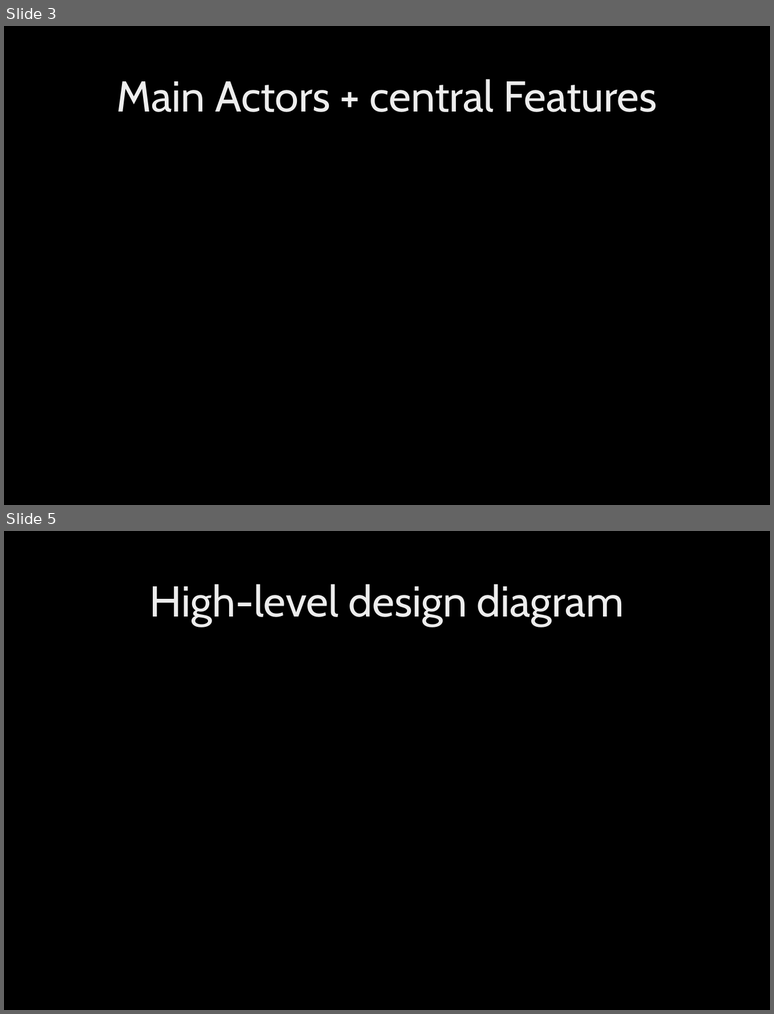
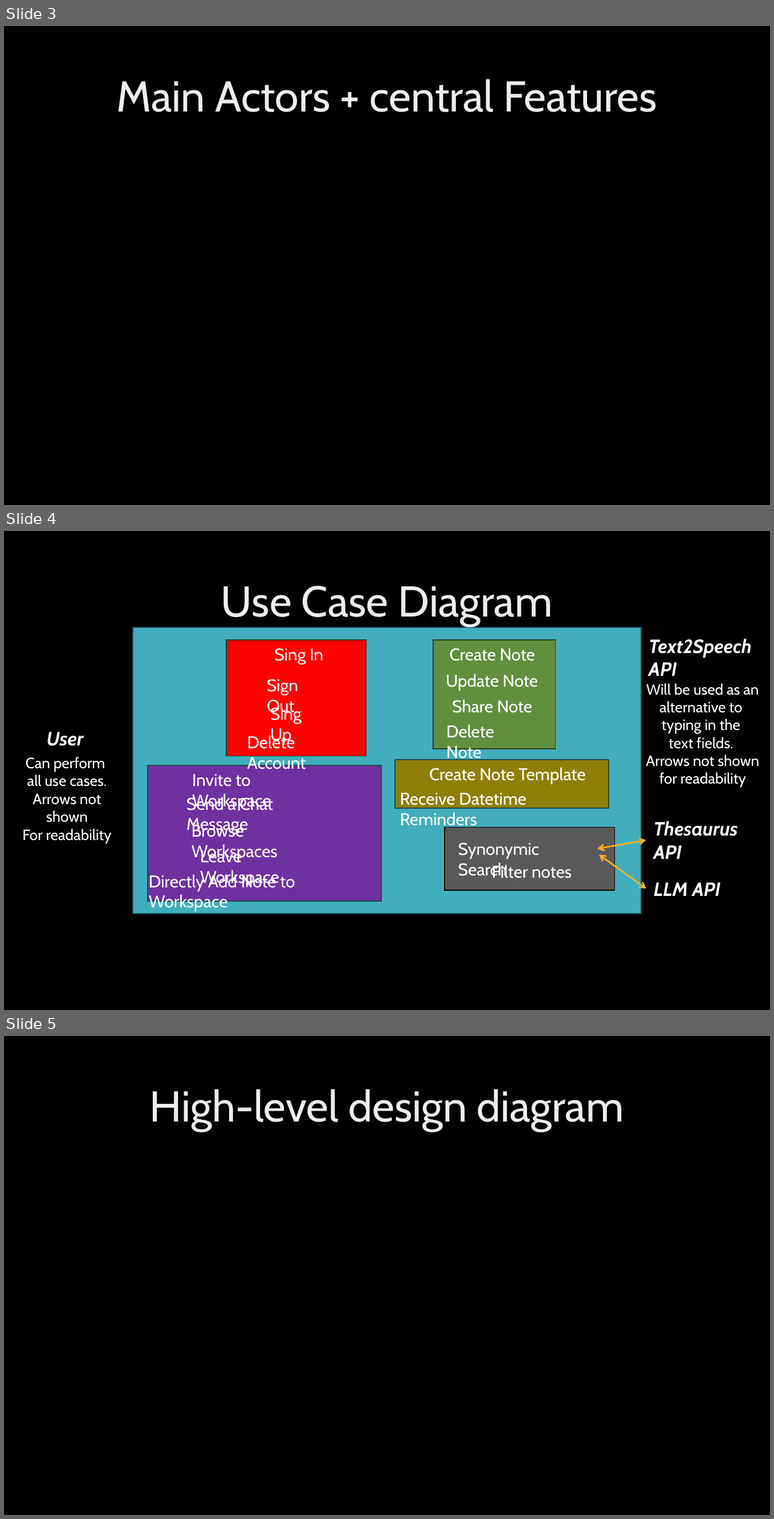
Before and after one commit to MinPoe/frontend-thingspace.ts, a slide deck: ThingSpaceTsM2.pptx. Shown one above the other, each under a label of ours: slides 3 and 5 before the commit, slides 3, 4 and 5 after it; the slides between them are not shown. The pictures are 774x1014 and 774x1519 pixels, drawn with LibreOffice and Linux fonts; fonts in the diff are those of the drawing; background and template pictures are left out. Boxes give left, top, right and bottom in pixels: in the first picture for what was removed or moved away, otherwise in the second. Text is boxed around its words. In the diff, an @@ line names an element or a change of style, - is before the commit and + after.

```diff
--- a/ThingSpaceTsM2.pptx
+++ b/ThingSpaceTsM2.pptx
@@ slide 4 added at (4, 531, 770, 1010), background picture (left out) @@
@@ title added at (221, 586, 553, 626), 40.5 pt, text gradient #BFBFBF to #EDEDED to #FFFFFF @@
+Use Case Diagram
@@ rectangle added at (133, 627, 641, 914), fill #41AEBD, outline #1C4C53 1 pt @@
@@ rectangle added at (226, 640, 367, 756), fill #FF0000, outline #2A3F1B 1 pt @@
@@ text added at (275, 648, 323, 664), 16 pt, text #FFFFFF @@
+Sing In
@@ rectangle added at (433, 640, 556, 749), fill #608F3D, outline #2A3F1B 1 pt @@
@@ text added at (450, 648, 535, 661), 16 pt, text #FFFFFF @@
+Create Note
@@ text added at (649, 638, 752, 676), 18 pt, text #FFFFFF, bold, italic @@
+Text2Speech
+API
@@ text added at (267, 679, 298, 716), 16 pt, text #FFFFFF @@
+Sign Out
@@ text added at (446, 673, 538, 690), 16 pt, text #FFFFFF @@
+Update Note
@@ text added at (646, 683, 759, 787), 14 pt, text #FFFFFF @@
+Will be used as an
+alternative to
+typing in the
+text fields.
+Arrows not shown
+for readability
@@ text added at (452, 699, 532, 713), 16 pt, text #FFFFFF @@
+Share Note
@@ text added at (270, 705, 302, 744), 16 pt, text #FFFFFF @@
+Sing Up
@@ text added at (47, 732, 84, 746), 18 pt, text #FFFFFF, bold, italic @@
+User
@@ text added at (247, 733, 306, 772), 16 pt, text #FFFFFF @@
+Delete Account
@@ text added at (446, 724, 494, 762), 16 pt, text #FFFFFF @@
+Delete Note
@@ text added at (22, 757, 112, 843), 14 pt, text #FFFFFF @@
+Can perform
+all use cases.
+Arrows not shown
+For readability
@@ rectangle added at (147, 765, 381, 901), fill #7030A0, outline #1C4C53 1 pt @@
@@ rectangle added at (394, 760, 608, 809), fill #8F7F08, outline #1C4C53 1 pt @@
@@ text added at (429, 767, 586, 784), 16 pt, text #FFFFFF @@
+Create Note Template
@@ text added at (192, 774, 271, 810), 16 pt, text #FFFFFF @@
+Invite to Workspace
@@ text added at (186, 795, 274, 834), 16 pt, text #FFFFFF @@
+Send a Chat Message
@@ text added at (400, 793, 526, 829), 16 pt, text #FFFFFF @@
+Receive Datetime Reminders
@@ text added at (654, 821, 738, 859), 18 pt, text #FFFFFF, bold, italic @@
+Thesaurus
+API
@@ text added at (192, 822, 278, 860), 16 pt, text #FFFFFF @@
+Browse Workspaces
@@ rectangle added at (445, 827, 614, 890), fill #595959, outline #000000 1 pt @@
@@ text added at (200, 848, 279, 886), 16 pt, text #FFFFFF @@
+Leave Workspace
@@ text added at (458, 842, 539, 878), 16 pt, text #FFFFFF @@
+Synonymic Search
@@ double arrow added from (598, 849) to (646, 841), #FCB11C 1.5 pt @@
@@ double arrow added from (599, 854) to (646, 889), #FCB11C 1.5 pt @@
@@ text added at (149, 872, 295, 911), 16 pt, text #FFFFFF @@
+Directly Add Note to Workspace
@@ text added at (492, 863, 572, 878), 16 pt, text #FFFFFF @@
+Filter notes
@@ text added at (654, 882, 721, 896), 18 pt, text #FFFFFF, bold, italic @@
+LLM API
```
Also in this commit, not shown: 1 slide removed.
